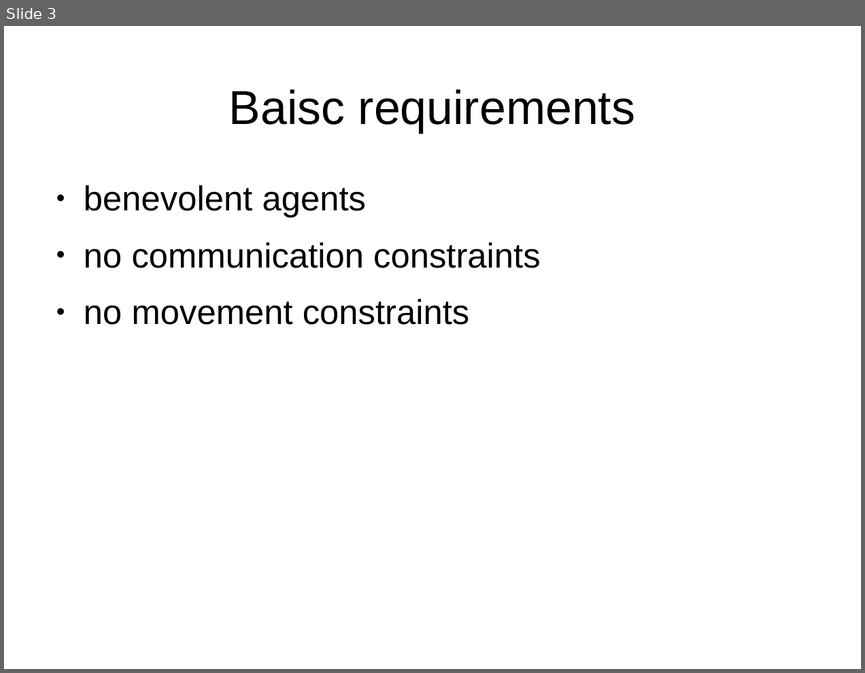
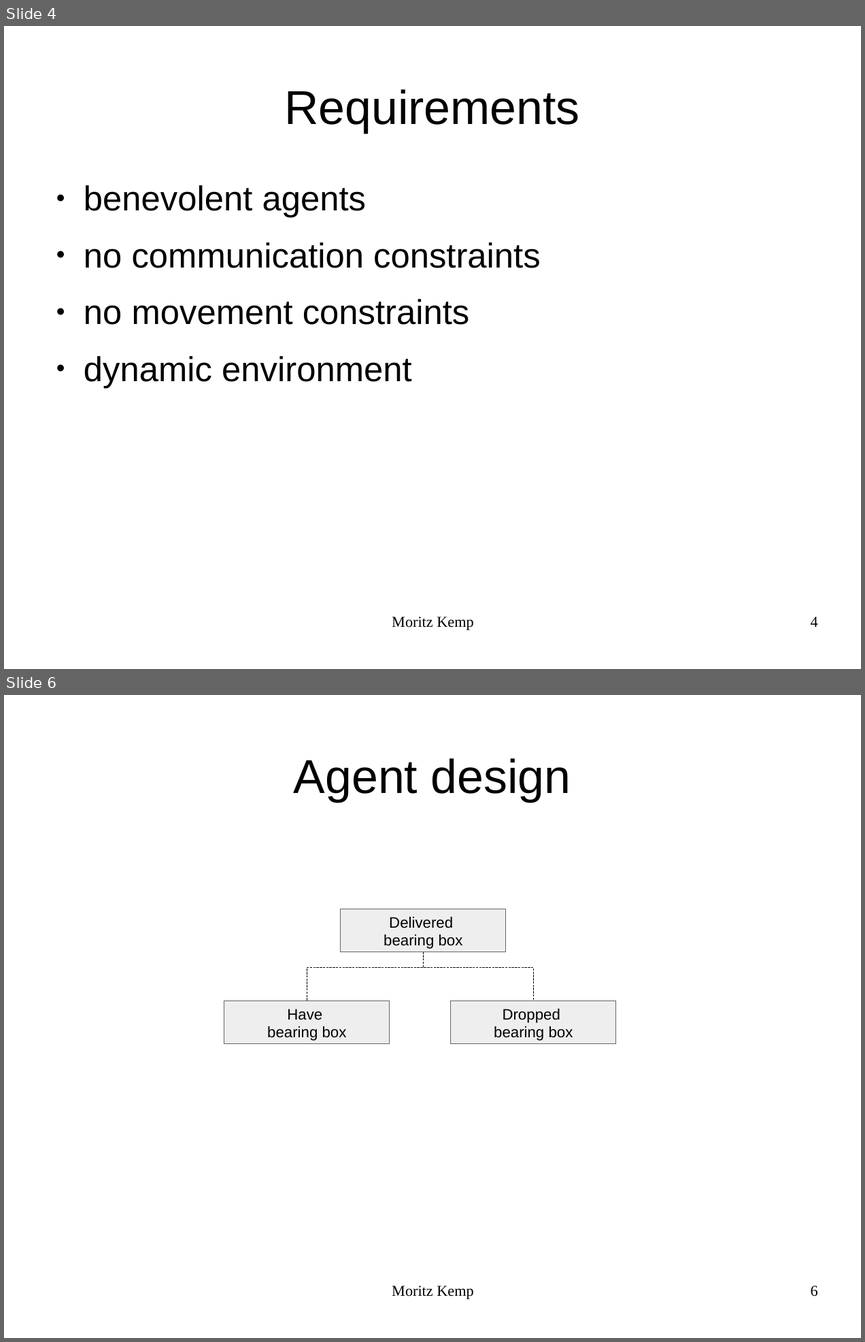
Before and after one commit to MoritzKemp/smartFactory, a slide deck: documentation/presentation_2.odp. Shown one above the other, each under a label of ours: slide 3 before the commit, slides 4 and 6 after it; the slides between them are not shown. The pictures are 865x673 and 865x1342 pixels, drawn with LibreOffice and Linux fonts; fonts in the diff are those of the drawing. Boxes give left, top, right and bottom in pixels: in the first picture for what was removed or moved away, otherwise in the second. Text is boxed around its words. In the diff, an @@ line names an element or a change of style, - is before the commit and + after.

```diff
--- a/documentation/presentation_2.odp
+++ b/documentation/presentation_2.odp
@@ slide 6 added at bbox=[4, 695, 861, 1338], background #FFFFFF @@
@@ title added at bbox=[294, 758, 571, 802], 44 pt, text #000000 @@
+Agent design
@@ rectangle added at bbox=[341, 910, 507, 952], fill #EEEEEE, outline #666666 0 pt, 14 pt, text #000000 @@
+Delivered
+bearing box
@@ elbow line added from (423, 952) to (307, 1001), #000000 0 pt @@
@@ elbow line added from (423, 952) to (534, 1001), #000000 0 pt @@
@@ rectangle added at bbox=[224, 1001, 390, 1044], fill #EEEEEE, outline #666666 0 pt, 14 pt, text #000000 @@
+Have
+bearing box
@@ rectangle added at bbox=[451, 1001, 617, 1044], fill #EEEEEE, outline #666666 0 pt, 14 pt, text #000000 @@
+Dropped
+bearing box
@@ text added at bbox=[392, 1285, 473, 1299], 14 pt, text #000000 @@
+Moritz Kemp
@@ page number added at bbox=[810, 1285, 818, 1296], 14 pt, text #000000 @@
+6
@@ what was slide 3 is now slide 4 @@
@@ slide 4 changed as well @@
@@ title at bbox=[284, 89, 580, 133]: text changed @@
-Baisc requirements
+Requirements
@@ text at bbox=[84, 356, 411, 388]: paragraph added @@
+● dynamic environment
@@ text added at bbox=[392, 616, 473, 630], 14 pt, text #000000 @@
+Moritz Kemp
@@ page number added at bbox=[810, 616, 818, 626], 14 pt, text #000000 @@
+4
```
Also in this commit, not shown: 2 other slides changed, 9 other slides added, 9 slides removed, 14 other files.
